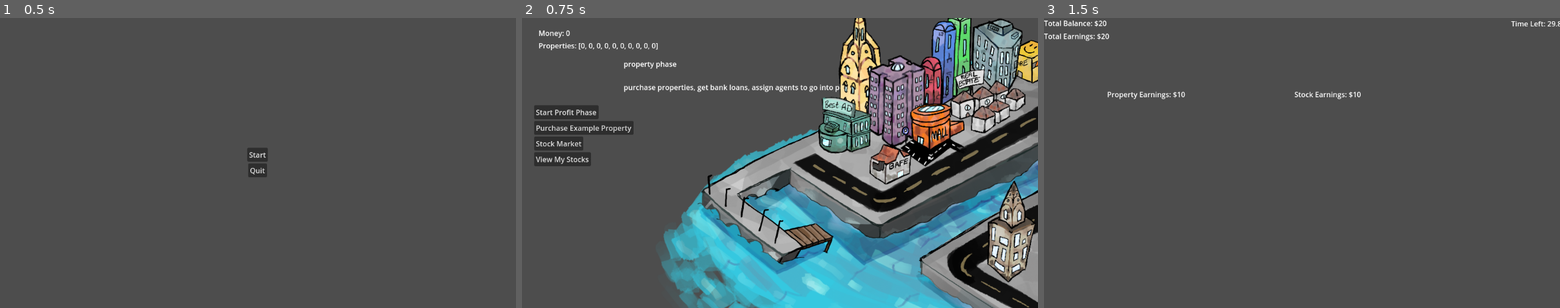
Above: before the commit, frames 1-3 (left to right).
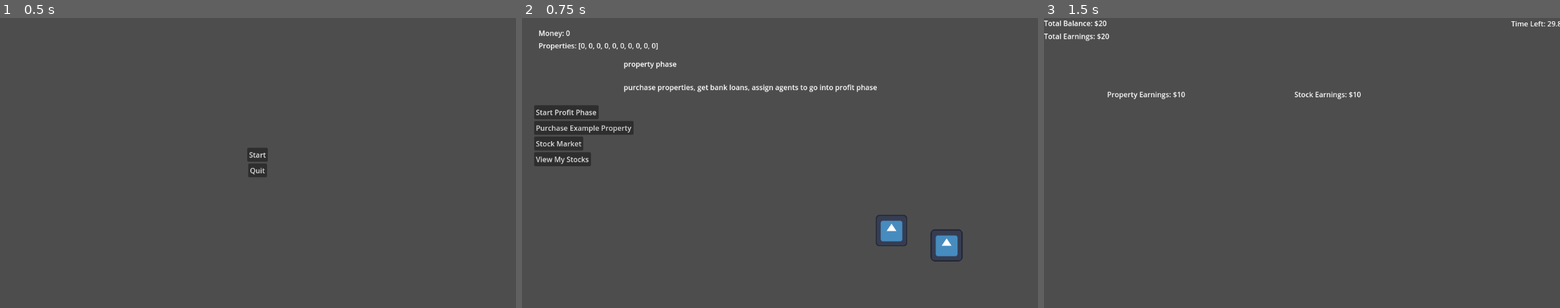
Above: after the commit, the same moments.

Repository: ARandomLemon/RushToRiches
Game: Godot game, scene res://Scenes/start_menu.tscn
The game is run twice, just before and just after one commit, with the same random seed, the same clock (stepped at 60 frames per second) and the same inputs. The engine's default icon, where the game draws it, is replaced by a stand-in: a white triangle on a blue panel in a dark square.
Inputs:
- Up to frame 1 (0.5 s): no input
- Up to frame 2 (0.75 s): click "Start" at 0.5 s
- Up to frame 3 (1.5 s): click "Start Profit Phase" at 1.25 s

Frame 1 is identical in both runs. In frame 2, 49% of the frame differs, in the area x 27-100%, y 0-100%; in frame 3, nothing differs.

Commit message:
small change

Diff:
--- a/Scenes/property_phase.tscn
+++ b/Scenes/property_phase.tscn
@@ -1,20 +1,10 @@
-[gd_scene load_steps=17 format=3 uid="uid://b2rywnh0rro0j"]
+[gd_scene load_steps=7 format=3 uid="uid://b2rywnh0rro0j"]
 
 [ext_resource type="Script" path="res://Scripts/Phases/property_phase.gd" id="1_vra2o"]
 [ext_resource type="Script" path="res://Scripts/globals.gd" id="2_qdl3r"]
 [ext_resource type="Script" path="res://Scripts/UI/user_interface.gd" id="3_tg0ud"]
 [ext_resource type="PackedScene" uid="uid://cba6o0yxd3yij" path="res://Scenes/building.tscn" id="4_5vo6a"]
-[ext_resource type="Texture2D" uid="uid://bvhvkyd2qd8ot" path="res://Assets(Buildings and foundation)/Foundation.png" id="4_vn00e"]
-[ext_resource type="Texture2D" uid="uid://cgf3158w1qv5x" path="res://Assets(Buildings and foundation)/Building2.png" id="6_1vrkp"]
-[ext_resource type="Texture2D" uid="uid://dou8645saqrct" path="res://Assets(Buildings and foundation)/Warehouse.png" id="6_5ihp5"]
-[ext_resource type="Texture2D" uid="uid://dvjfmv36faq1b" path="res://Assets(Buildings and foundation)/Bafe.png" id="7_b10u6"]
-[ext_resource type="Texture2D" uid="uid://ddiokywxppj7i" path="res://Assets(Buildings and foundation)/Multiple.png" id="7_y1731"]
-[ext_resource type="Texture2D" uid="uid://bvp81ljixtqvl" path="res://Assets(Buildings and foundation)/Building.png" id="8_xhg3w"]
-[ext_resource type="Texture2D" uid="uid://cwn1fk5q42enl" path="res://Assets(Buildings and foundation)/RealEstate.png" id="9_3fyb0"]
-[ext_resource type="Texture2D" uid="uid://ce2o2s2qayjq6" path="res://Assets(Buildings and foundation)/Commercial.png" id="9_j21lb"]
-[ext_resource type="Texture2D" uid="uid://crc8elv03el1o" path="res://Assets(Buildings and foundation)/Tall.png" id="10_ds4b3"]
-[ext_resource type="Texture2D" uid="uid://ch81hrjsamw3s" path="res://Assets(Buildings and foundation)/CompanyBuilding.png" id="11_4a1k0"]
-[ext_resource type="Texture2D" uid="uid://bbitvxn0boite" path="res://Assets(Buildings and foundation)/Mall.png" id="12_pswn0"]
+[ext_resource type="Texture2D" uid="uid://81c0v327lxpd" path="res://icon.svg" id="5_unglb"]
 
 [sub_resource type="StyleBoxFlat" id="StyleBoxFlat_ugmh0"]
 bg_color = Color(0.607843, 0.607843, 0.607843, 0.435294)
@@ -206,123 +196,15 @@
 offset_bottom = -3.0
 columns = 10
 
-[node name="TextureRect" type="TextureRect" parent="."]
-offset_left = 274.0
-offset_top = 90.0
-offset_right = 1448.0
-offset_bottom = 988.0
-scale = Vector2(0.755, 0.755)
-texture = ExtResource("4_vn00e")
-
-[node name="Building8" parent="." instance=ExtResource("4_5vo6a")]
-position = Vector2(1142, 123)
-scale = Vector2(0.678711, 0.759692)
-texture = ExtResource("6_5ihp5")
-
-[node name="BuyButton" parent="Building8" index="0"]
-offset_left = -44.0
-offset_top = -95.0
-offset_right = 64.0
-offset_bottom = 22.0
-
-[node name="Building9" parent="." instance=ExtResource("4_5vo6a")]
-position = Vector2(947, 103)
-scale = Vector2(1.08008, 1.05469)
-texture = ExtResource("7_y1731")
-
-[node name="BuyButton" parent="Building9" index="0"]
-offset_left = -38.0
-offset_top = -96.0
-offset_right = 48.0
-offset_bottom = 49.0
-
-[node name="Building3" parent="." instance=ExtResource("4_5vo6a")]
-position = Vector2(1049, 90)
-scale = Vector2(1.05078, 1.14814)
-texture = ExtResource("8_xhg3w")
-
-[node name="BuyButton" parent="Building3" index="0"]
-offset_left = -36.0
-offset_top = -70.0
-offset_right = 49.0
-offset_bottom = 44.0
-
-[node name="Building6" parent="." instance=ExtResource("4_5vo6a")]
-position = Vector2(1023.5, 208)
-scale = Vector2(1.25391, 1.17969)
-texture = ExtResource("9_3fyb0")
-
-[node name="BuyButton" parent="Building6" index="0"]
-offset_left = -38.0
-offset_top = -43.0
-offset_right = 66.0
-offset_bottom = 21.0
-
-[node name="Building7" parent="." instance=ExtResource("4_5vo6a")]
-position = Vector2(760, 114)
-scale = Vector2(1.25391, 1.17969)
-texture = ExtResource("10_ds4b3")
-
-[node name="BuyButton" parent="Building7" index="0"]
-offset_left = -38.0
-offset_top = -96.0
-offset_right = 15.0
-offset_bottom = 53.0
-
-[node name="Building5" parent="." instance=ExtResource("4_5vo6a")]
-position = Vector2(809, 227)
-scale = Vector2(1.31453, 1.44734)
-texture = ExtResource("11_4a1k0")
-
-[node name="BuyButton" parent="Building5" index="0"]
-offset_left = -19.0
-offset_top = -94.0
-offset_right = 47.0
-offset_bottom = 34.0
-
-[node name="Building10" parent="Building5" instance=ExtResource("4_5vo6a")]
-position = Vector2(104.22, 16.5821)
-scale = Vector2(0.71021, 0.750297)
-texture = ExtResource("12_pswn0")
-
-[node name="BuyButton" parent="Building5/Building10" index="0"]
-offset_left = -79.0
-offset_top = -33.0
-offset_right = 34.0
-offset_bottom = 42.0
-
 [node name="Building1" parent="." instance=ExtResource("4_5vo6a")]
-position = Vector2(1093, 479)
-scale = Vector2(0.980625, 1.1525)
-texture = ExtResource("6_1vrkp")
-
-[node name="BuyButton" parent="Building1" index="0"]
-offset_left = -45.0
-offset_top = -91.0
-offset_right = 46.0
-offset_bottom = 84.0
+position = Vector2(948, 508)
+scale = Vector2(0.555, 0.555)
+texture = ExtResource("5_unglb")
 
 [node name="Building2" parent="." instance=ExtResource("4_5vo6a")]
-position = Vector2(846, 308)
-scale = Vector2(1.03281, 1.05625)
-texture = ExtResource("7_b10u6")
-
-[node name="BuyButton" parent="Building2" index="0"]
-offset_left = -60.0
-offset_top = -14.0
-offset_right = 18.0
-offset_bottom = 55.0
-
-[node name="Building4" parent="." instance=ExtResource("4_5vo6a")]
-position = Vector2(782, 270)
-scale = Vector2(1.09922, 1.06406)
-texture = ExtResource("9_j21lb")
-
-[node name="BuyButton" parent="Building4" index="0"]
-offset_left = -96.0
-offset_top = -74.0
-offset_right = -13.0
-offset_bottom = 20.0
+position = Vector2(825, 475)
+scale = Vector2(0.55, 0.55)
+texture = ExtResource("5_unglb")
 
 [connection signal="pressed" from="UI/MarginContainer/VBoxContainer/Profit Phase Button" to="UI" method="_on_profit_phase_button_pressed"]
 [connection signal="pressed" from="UI/MarginContainer/VBoxContainer/Buy Example Button" to="UI" method="_on_buy_example_button_pressed"]
@@ -330,14 +212,3 @@
 [connection signal="pressed" from="UI/MarginContainer/VBoxContainer/View My Stocks" to="UI" method="_on_stock_inventory_button_pressed"]
 [connection signal="pressed" from="UI/StockMarket/Exit Stock Market" to="UI" method="_on_stock_market_button_pressed"]
 [connection signal="pressed" from="UI/StockInventory/Exit Stock Inventory" to="UI" method="_on_stock_inventory_button_pressed"]
-
-[editable path="Building8"]
-[editable path="Building9"]
-[editable path="Building3"]
-[editable path="Building6"]
-[editable path="Building7"]
-[editable path="Building5"]
-[editable path="Building5/Building10"]
-[editable path="Building1"]
-[editable path="Building2"]
-[editable path="Building4"]
Not shown: 1 places in Scenes/profit_phase.tscn that only renumber resources
